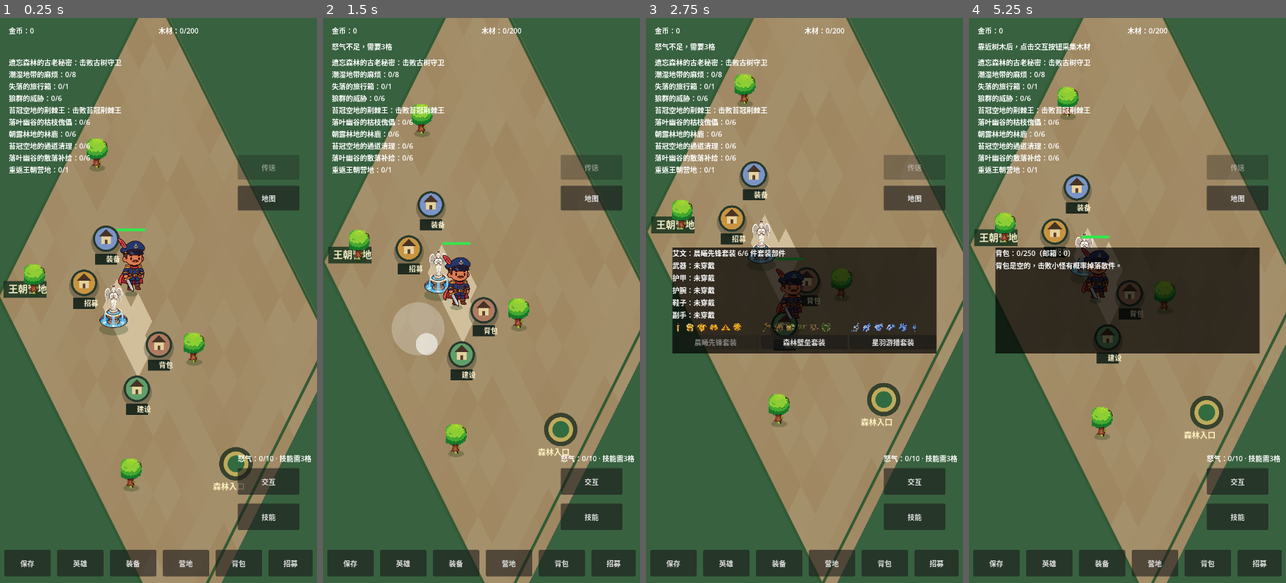
Above: before the commit, frames 1-4 (left to right).
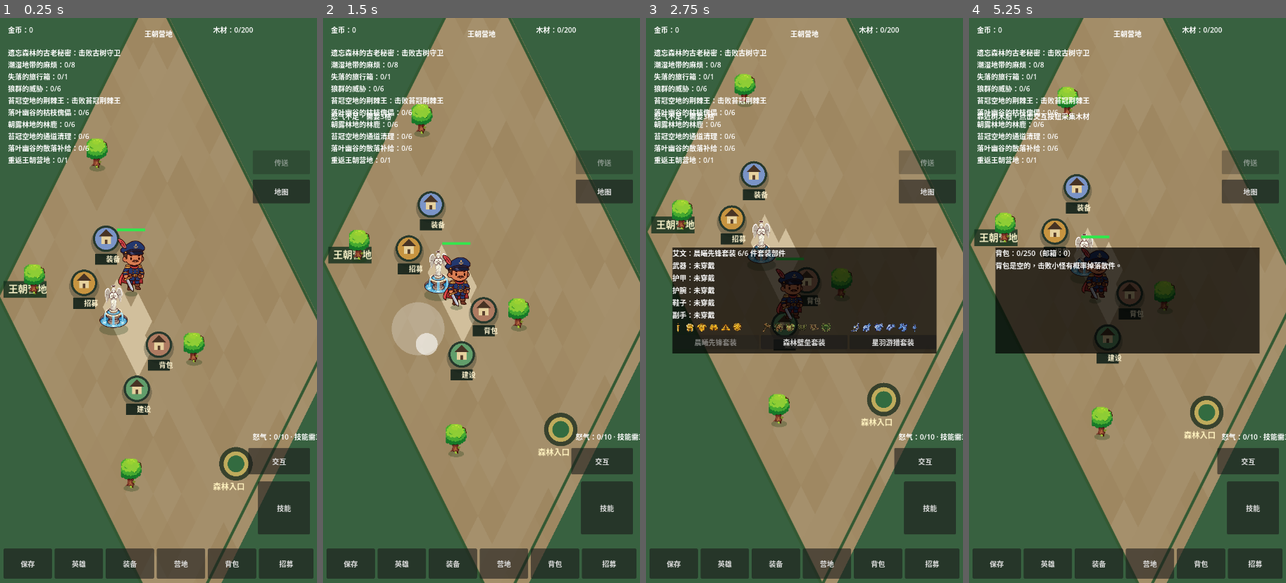
Above: after the commit, the same moments.

Repository: oneyi53/game
Game: Godot game, scene res://scenes/main.tscn
Two runs of this game, one before a commit and one after it. Both use one fixed random seed, a clock stepped at 60 frames per second and the inputs below.
Inputs (mouse positions are in pixels of both pictures, inside the frame that each line leads up to):
- Up to frame 1 (0.25 s): no input
- Up to frame 2 (1.5 s): tap Enter at 0.5 s; move the mouse to (551, 272) at 0.52 s; hold Right (ui_right) 0.53-1.25 s; tap E at 0.6 s; click (551, 272) at 0.67 s; tap Space at 0.77 s; drag from (418, 328) to (465, 413) at 1.27 s
- Up to frame 3 (2.75 s): move the mouse to (836, 176) at 2.02 s; hold Right (ui_right) from 2.03 s (still down); tap Q at 2.1 s; click (836, 176) at 2.17 s
- Up to frame 4 (5.25 s): release Right (ui_right) at 2.75 s; drag from (1111, 413) to (1032, 215) at 2.77 s; move the mouse to (1222, 385) at 3.52 s; hold Left (ui_left) 3.53-4.25 s; tap B at 3.6 s; click (1222, 385) at 3.67 s; tap Space at 3.77 s; drag from (1032, 215) to (1079, 159) at 4.27 s; move the mouse to (1143, 300) at 5.02 s; hold Down (ui_down) from 5.03 s (still down); tap E at 5.1 s; click (1143, 300) at 5.17 s

The runs differ from the first frame. In frame 1, 7.8% of the frame differs, in the area x 1-100%, y 1-100%; in frame 2, 8.2%; in frame 3, 8.3%; in frame 4, 8.5%.

Commit message:
Re-layout mobile HUD for full-screen portrait exploration

Diff:
--- a/scenes/main.tscn
+++ b/scenes/main.tscn
@@ -39,113 +39,122 @@
 [node name="UI" type="CanvasLayer" parent="."]
 
 [node name="HUD" type="Control" parent="UI"]
-mouse_filter = 1
+mouse_filter = 2
 script = ExtResource("3_hud")
 offset_right = 720.0
 offset_bottom = 1280.0
 
 [node name="GoldLabel" type="Label" parent="UI/HUD"]
-offset_left = 20.0
-offset_top = 16.0
-offset_right = 340.0
-offset_bottom = 48.0
+offset_left = 18.0
+offset_top = 14.0
+offset_right = 236.0
+offset_bottom = 56.0
 text = "金币：0"
 
 [node name="WoodLabel" type="Label" parent="UI/HUD"]
-offset_left = 360.0
-offset_top = 16.0
-offset_right = 700.0
-offset_bottom = 48.0
+offset_left = 484.0
+offset_top = 14.0
+offset_right = 702.0
+offset_bottom = 56.0
 text = "木材：0/200"
 
+[node name="MapNameLabel" type="Label" parent="UI/HUD"]
+offset_left = 236.0
+offset_top = 16.0
+offset_right = 484.0
+offset_bottom = 54.0
+text = "王朝营地"
+horizontal_alignment = 1
+vertical_alignment = 1
+
 [node name="MessageLabel" type="Label" parent="UI/HUD"]
-offset_left = 20.0
-offset_top = 52.0
-offset_right = 700.0
-offset_bottom = 84.0
+offset_left = 18.0
+offset_top = 210.0
+offset_right = 702.0
+offset_bottom = 250.0
 
 [node name="QuestLabel" type="Label" parent="UI/HUD"]
-offset_left = 20.0
-offset_top = 88.0
-offset_right = 700.0
-offset_bottom = 300.0
+offset_left = 18.0
+offset_top = 66.0
+offset_right = 500.0
+offset_bottom = 190.0
 text = "任务：—"
 
 [node name="SkillButton" type="Button" parent="UI/HUD"]
-offset_left = 540.0
-offset_top = 1100.0
-offset_right = 680.0
-offset_bottom = 1160.0
+offset_left = 586.0
+offset_top = 1050.0
+offset_right = 704.0
+offset_bottom = 1170.0
 text = "技能"
 
 [node name="InteractButton" type="Button" parent="UI/HUD"]
-offset_left = 540.0
-offset_top = 1020.0
-offset_right = 680.0
-offset_bottom = 1080.0
+offset_left = 564.0
+offset_top = 974.0
+offset_right = 704.0
+offset_bottom = 1034.0
 text = "交互"
 
 [node name="SaveButton" type="Button" parent="UI/HUD"]
-offset_left = 10.0
-offset_top = 1205.0
-offset_right = 115.0
-offset_bottom = 1265.0
+offset_left = 8.0
+offset_top = 1202.0
+offset_right = 118.0
+offset_bottom = 1270.0
 text = "保存"
 
 [node name="HeroButton" type="Button" parent="UI/HUD"]
-offset_left = 130.0
-offset_top = 1205.0
-offset_right = 235.0
-offset_bottom = 1265.0
+offset_left = 124.0
+offset_top = 1202.0
+offset_right = 234.0
+offset_bottom = 1270.0
 text = "英雄"
 
 [node name="EquipButton" type="Button" parent="UI/HUD"]
-offset_left = 250.0
-offset_top = 1205.0
-offset_right = 355.0
-offset_bottom = 1265.0
+offset_left = 240.0
+offset_top = 1202.0
+offset_right = 350.0
+offset_bottom = 1270.0
 text = "装备"
 
 [node name="CampButton" type="Button" parent="UI/HUD"]
-offset_left = 370.0
-offset_top = 1205.0
-offset_right = 475.0
-offset_bottom = 1265.0
+offset_left = 356.0
+offset_top = 1202.0
+offset_right = 466.0
+offset_bottom = 1270.0
 text = "营地"
 
 [node name="BackpackButton" type="Button" parent="UI/HUD"]
-offset_left = 490.0
-offset_top = 1205.0
-offset_right = 595.0
-offset_bottom = 1265.0
+offset_left = 472.0
+offset_top = 1202.0
+offset_right = 582.0
+offset_bottom = 1270.0
 text = "背包"
 
 [node name="RecruitButton" type="Button" parent="UI/HUD"]
-offset_left = 610.0
-offset_top = 1205.0
-offset_right = 710.0
-offset_bottom = 1265.0
+offset_left = 588.0
+offset_top = 1202.0
+offset_right = 712.0
+offset_bottom = 1270.0
 text = "招募"
 
 [node name="TeleportButton" type="Button" parent="UI/HUD"]
-offset_left = 540.0
-offset_top = 310.0
-offset_right = 680.0
-offset_bottom = 366.0
+offset_left = 574.0
+offset_top = 300.0
+offset_right = 704.0
+offset_bottom = 354.0
 text = "传送"
 
 [node name="MapButton" type="Button" parent="UI/HUD"]
-offset_left = 540.0
-offset_top = 380.0
-offset_right = 680.0
-offset_bottom = 436.0
+offset_left = 574.0
+offset_top = 366.0
+offset_right = 704.0
+offset_bottom = 420.0
 text = "地图"
 
 [node name="CooldownLabel" type="Label" parent="UI/HUD"]
-offset_left = 540.0
-offset_top = 985.0
-offset_right = 680.0
-offset_bottom = 1015.0
+offset_left = 574.0
+offset_top = 936.0
+offset_right = 704.0
+offset_bottom = 966.0
 text = "技能就绪"
 
 [node name="Joystick" type="Control" parent="UI"]
